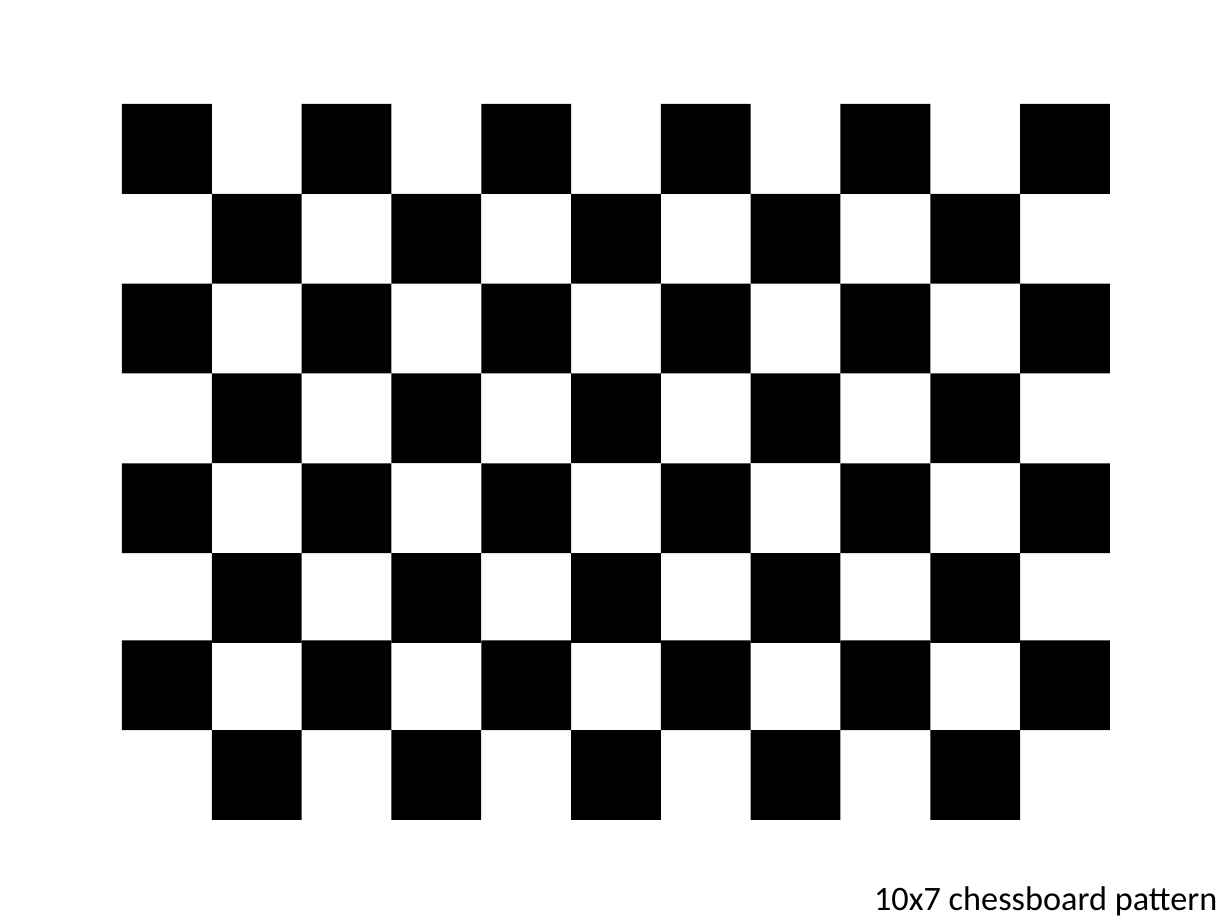
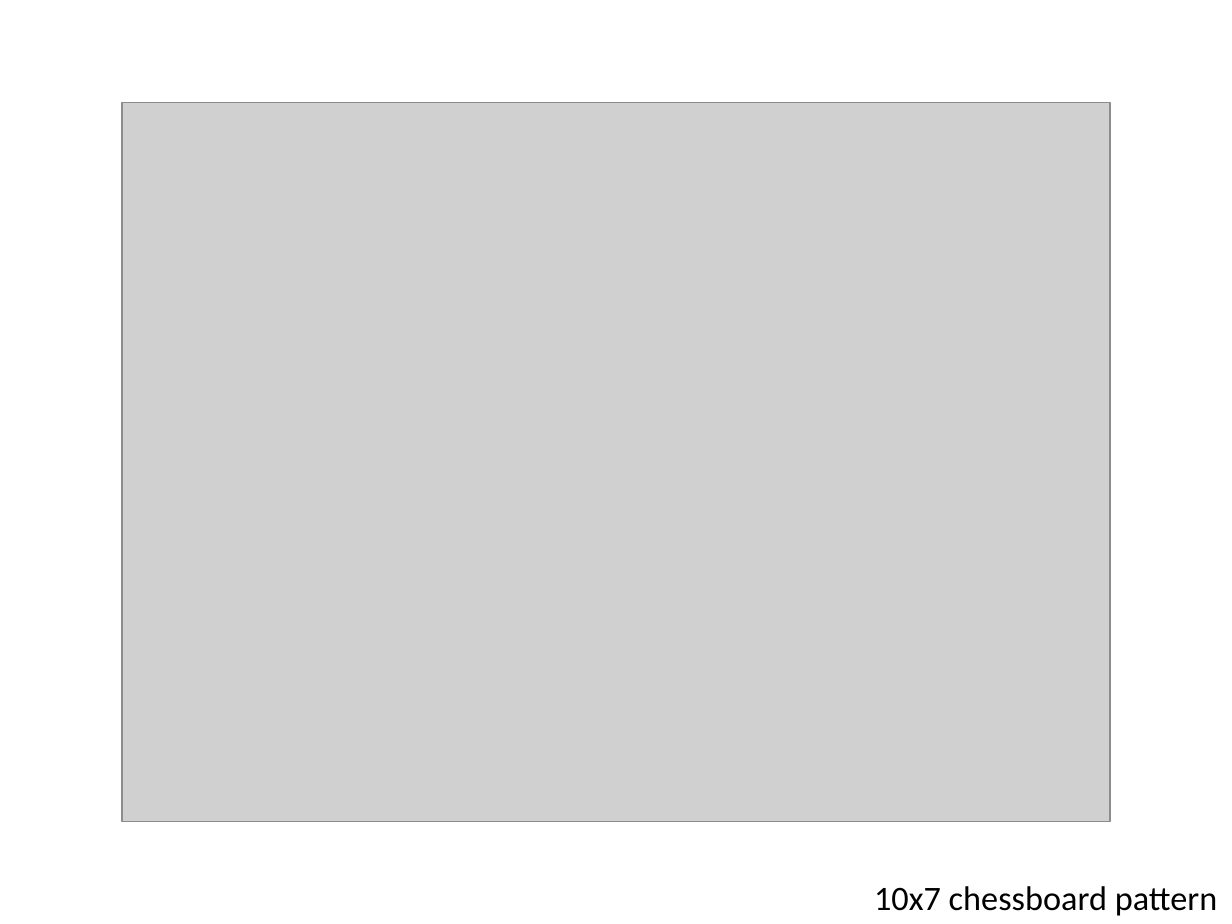
Before and after one commit to yossato/virtualGimbal, a slide deck: slide 1 of doc/chessboardpattern.pptx. Drawn at 1232x924 pixels with LibreOffice and Linux fonts; fonts in the diff are those of the drawing; grey boxes stand for pictures. Boxes give left, top, right and bottom in pixels: in the first picture for what was removed or moved away, otherwise in the second. Text is boxed around its words. In the diff, an @@ line names an element or a change of style, - is before the commit and + after.

Commit message:
Added chess board pattern

```diff
--- a/doc/chessboardpattern.pptx
+++ b/doc/chessboardpattern.pptx
@@ picture added at [122, 102, 1110, 821] @@
@@ group removed at [122, 103, 1110, 821]: 44 rectangles @@
```
